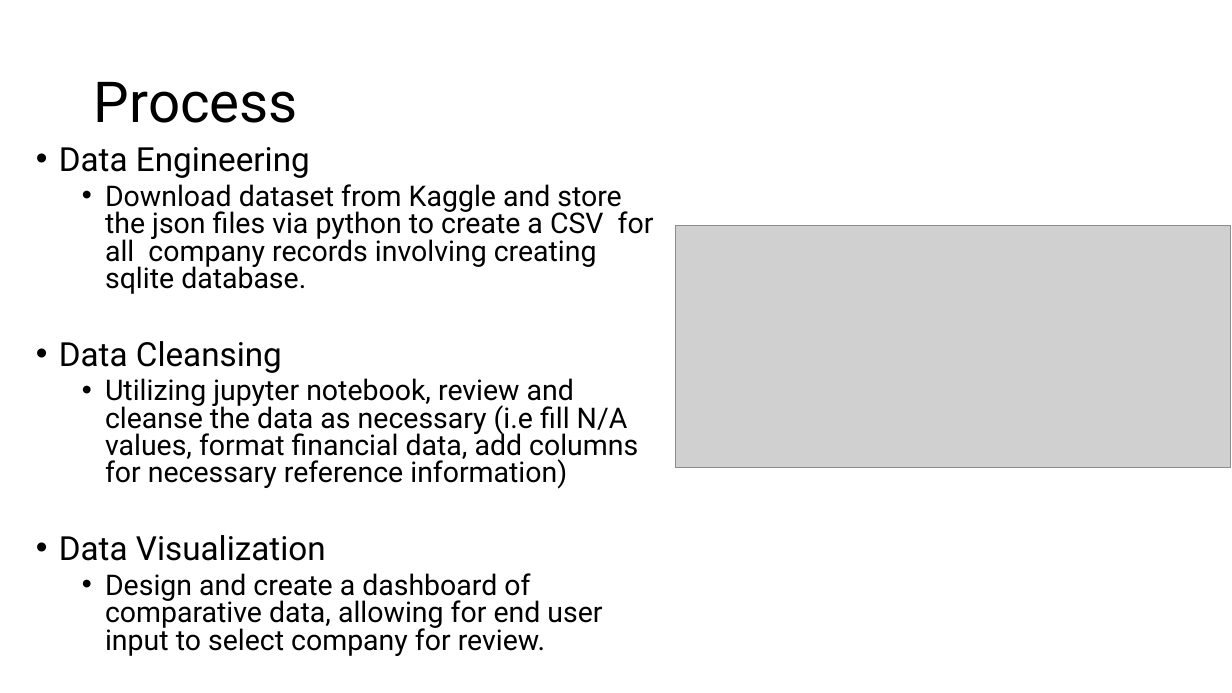
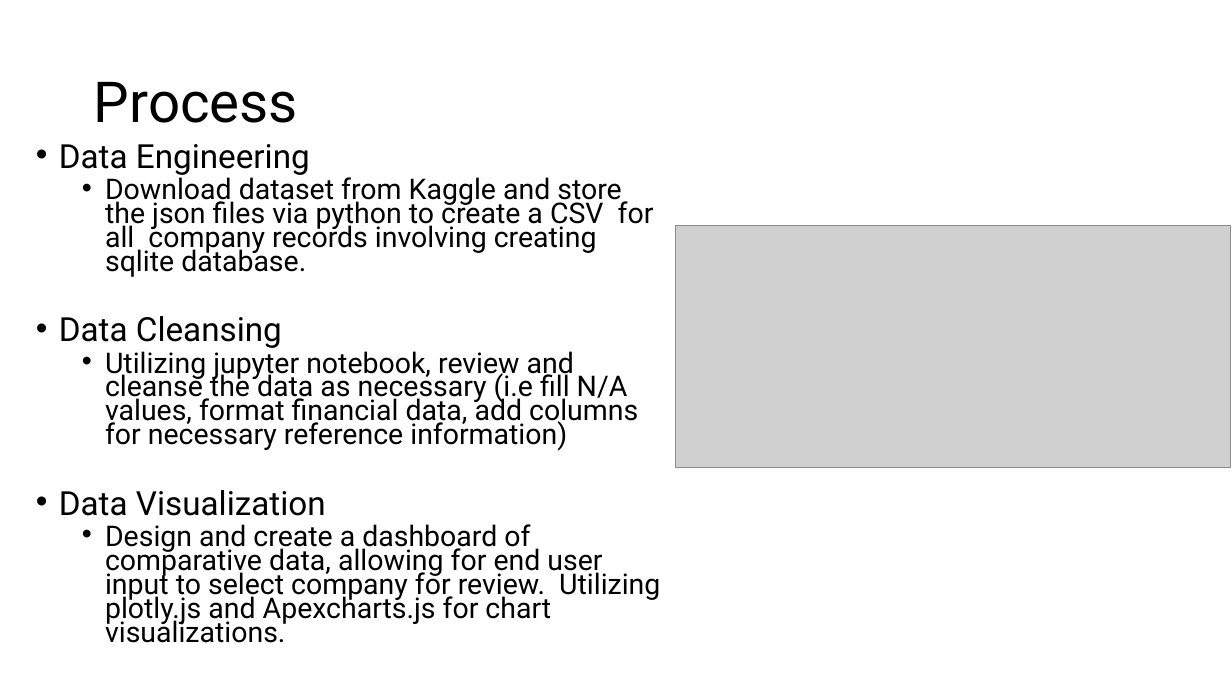
Before and after one commit to BrennanB572/Project-3, a slide deck: slide 4 of Company Stock vs Asset presentation.pptm. Drawn at 1232x693 pixels with LibreOffice and Linux fonts; fonts in the diff are those of the drawing; grey boxes stand for pictures. Boxes give left, top, right and bottom in pixels: in the first picture for what was removed or moved away, otherwise in the second. Text is boxed around its words. In the diff, an @@ line names an element or a change of style, - is before the commit and + after.

```diff
--- a/Company Stock vs Asset presentation.pptm
+++ b/Company Stock vs Asset presentation.pptm
@@ text at (59, 144, 654, 516): line spacing 0.8 to 0.7 @@
@@ text at (105, 524, 660, 643): text changed @@
-  • Design and create a dashboard of comparative data, allowing for end user input to select company for review.
+  • Design and create a dashboard of comparative data, allowing for end user input to select company for review. Utilizing plotly.js and Apexcharts.js for chart visualizations.
```
Also in this commit, not shown: 5 other slides changed, 11 slides added.
